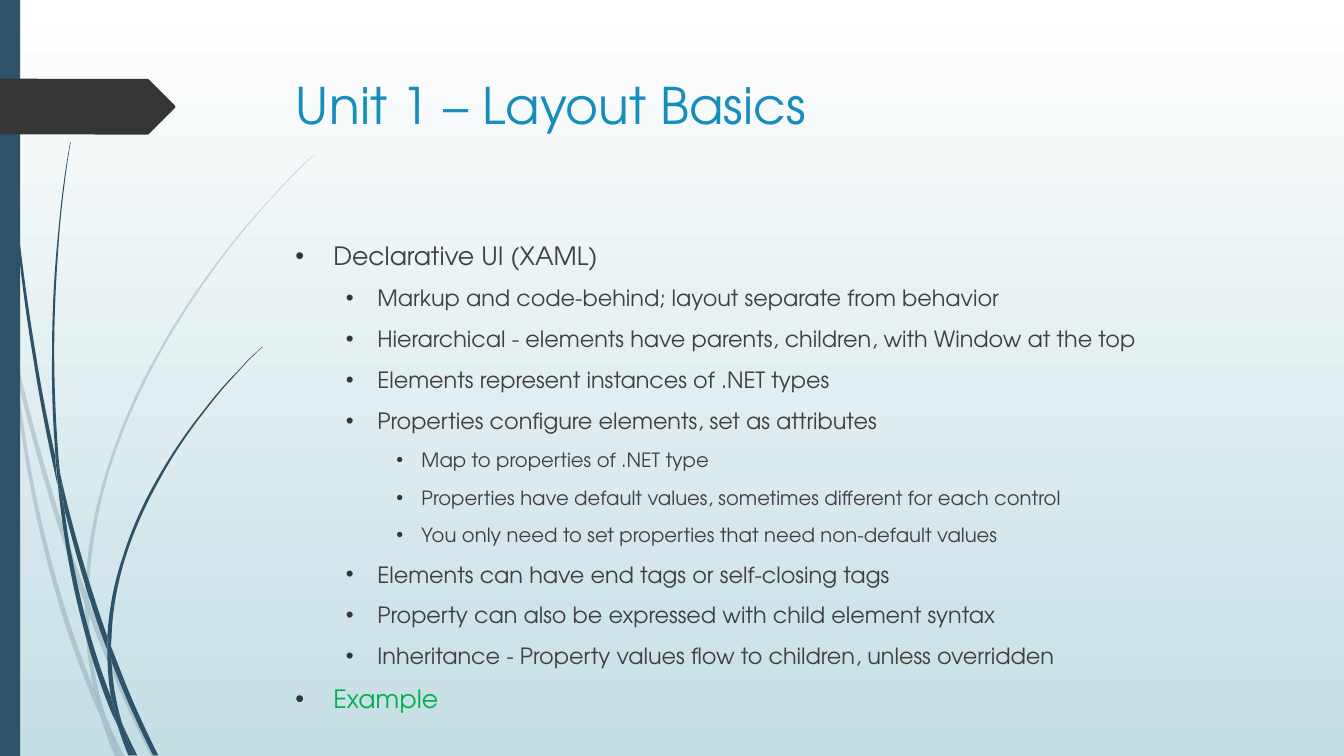
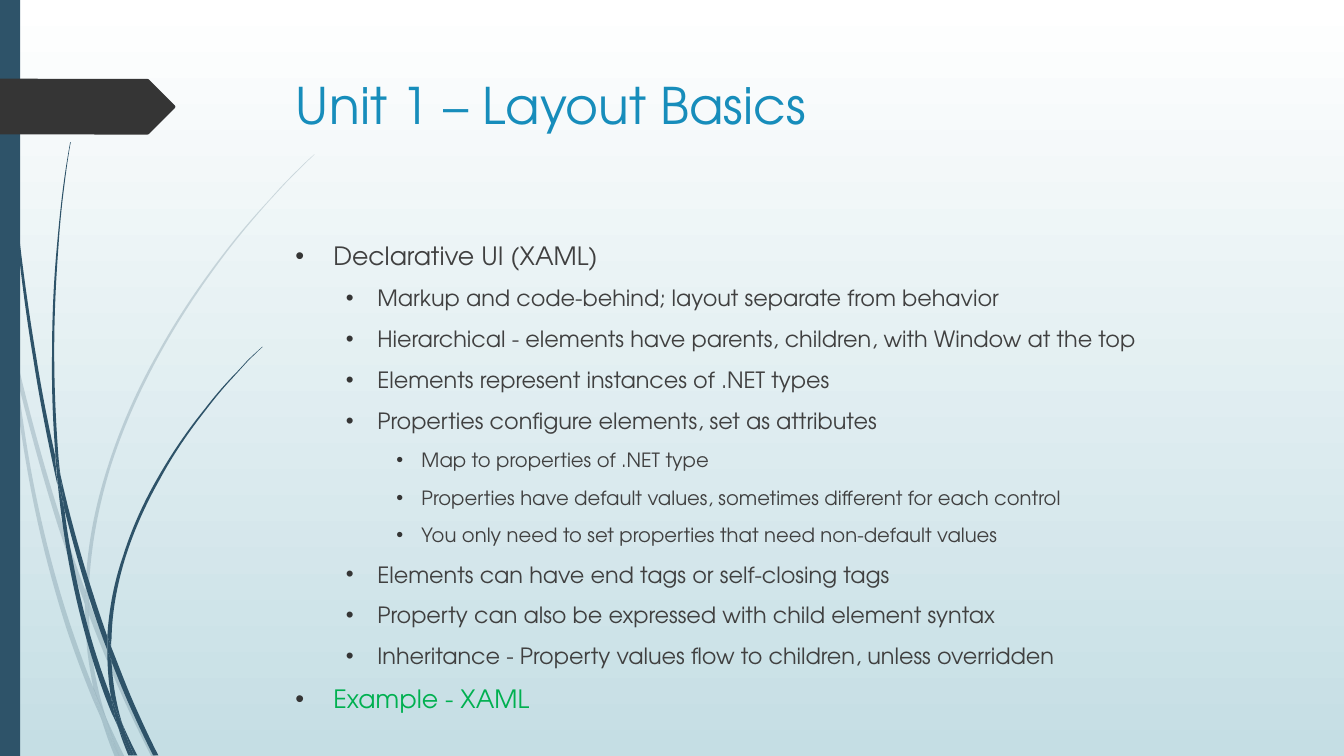
Before and after one commit to seanpsexton/wpf-workshop-solutions, a slide deck: slide 6 of WPF-Workshop-Sexton-Oct2023.pptx. Drawn at 1344x756 pixels with LibreOffice and Linux fonts; fonts in the diff are those of the drawing. Boxes give left, top, right and bottom in pixels: in the first picture for what was removed or moved away, otherwise in the second. Text is boxed around its words. In the diff, an @@ line names an element or a change of style, - is before the commit and + after.

Commit message:
Add Unit 2 to PPT

```diff
--- a/WPF-Workshop-Sexton-Oct2023.pptx
+++ b/WPF-Workshop-Sexton-Oct2023.pptx
@@ text at <box>333,689,529,713</box>: text changed @@
-• Example
+• Example - XAML
```
Also in this commit, not shown: 6 slides added.
